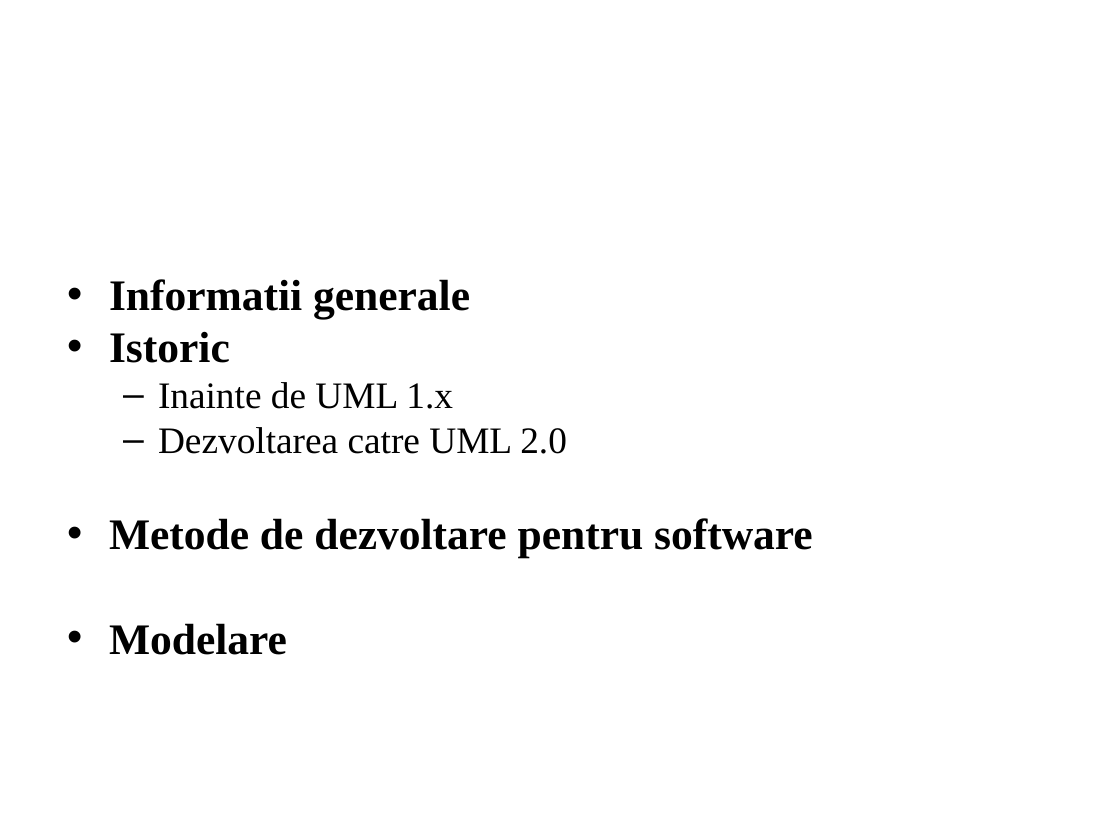
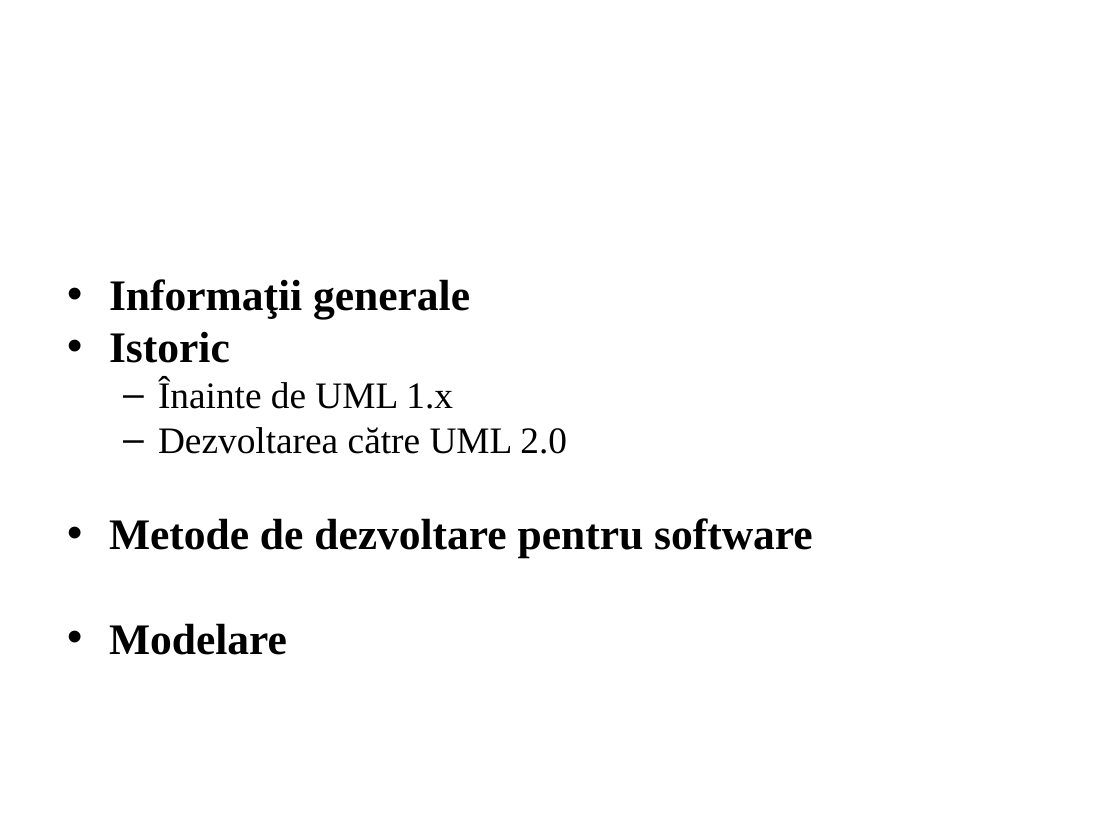
Before and after one commit to A1ex/Speedometer, a slide deck: slide 8 of Office documents/Prezentare Scurta.pptx. Drawn at 1120x840 pixels with LibreOffice and Linux fonts; fonts in the diff are those of the drawing; background and template pictures are left out. Boxes give left, top, right and bottom in pixels: in the first picture for what was removed or moved away, otherwise in the second. Text is boxed around its words. In the diff, an @@ line names an element or a change of style, - is before the commit and + after.

```diff
--- a/Office documents/Prezentare Scurta.pptx
+++ b/Office documents/Prezentare Scurta.pptx
@@ text at (x1=109, y1=279, x2=470, y2=319): text changed @@
-• Informatii generale
+• Informaţii generale
@@ text at (x1=158, y1=380, x2=567, y2=454): text changed @@
-  – Inainte de UML 1.x
-  – Dezvoltarea catre UML 2.0
+  – Înainte de UML 1.x
+  – Dezvoltarea către UML 2.0
```
Also in this commit, not shown: 14 other slides changed, 10 other files.
